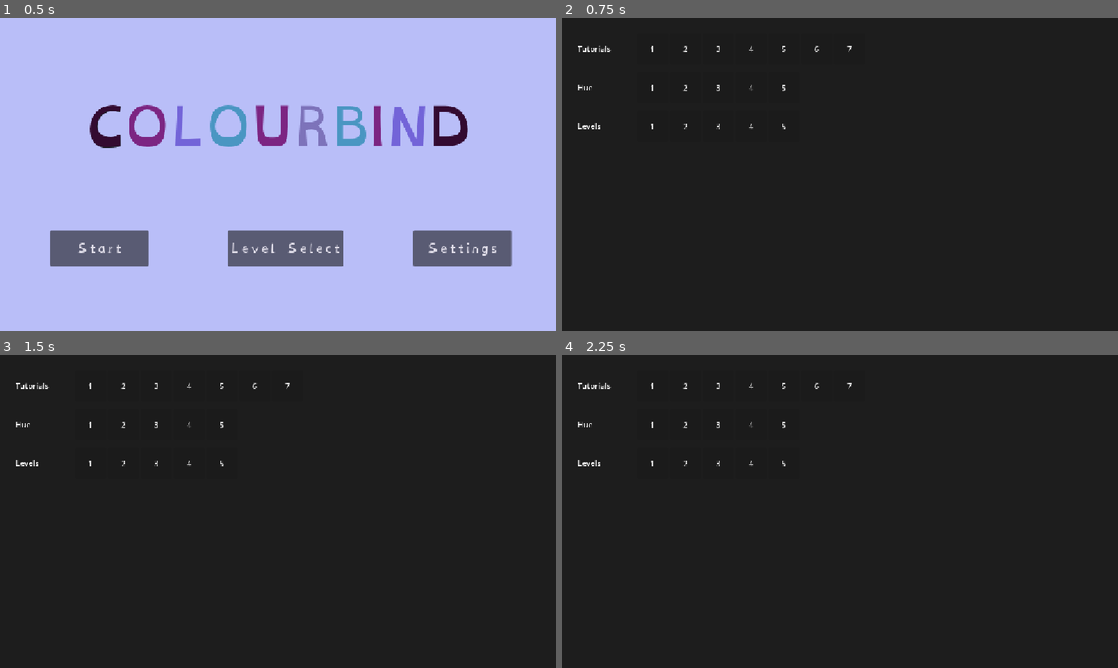
Above: before the commit, frames 1-4 (two rows, left to right).
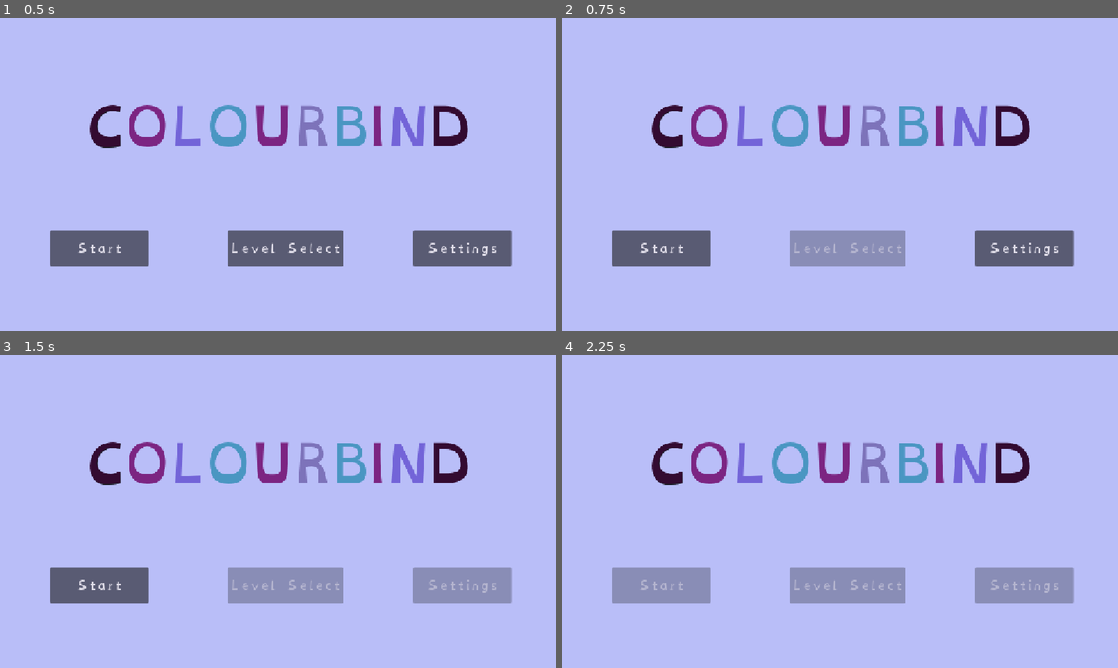
Above: after the commit, the same moments.

Repository: NoveritaDev/Colourbind
Game: Godot game, scene res://scenes/ui/title_screen.tscn
Two runs of this game, one before a commit and one after it. Both use one fixed random seed, a clock stepped at 60 frames per second and the inputs below.
Inputs (mouse positions are in pixels of both pictures, inside the frame that each line leads up to):
- Up to frame 1 (0.5 s): no input
- Up to frame 2 (0.75 s): click "Level Select" at 0.5 s
- Up to frame 3 (1.5 s): click (461, 586) at 1.25 s, where only the run after the commit has a clickable "Settings"
- Up to frame 4 (2.25 s): click (662, 586) at 2 s, where only the run after the commit has a clickable "Start"

Frame 1 is identical in both runs. In frame 2, 99% of the frame differs, in the area x 0-100%, y 0-100%; in frame 3, 99%; in frame 4, 99%.

Commit message:
added sounds to title screen

Diff:
--- a/project.godot
+++ b/project.godot
@@ -18,6 +18,7 @@
 [autoload]
 
 LevelManager="*uid://c44g5c4j43ay0"
+Globals="*uid://c3xreae3tdcnm"
 
 [display]
 
--- a/scenes/ui/title_screen.tscn
+++ b/scenes/ui/title_screen.tscn
@@ -3,7 +3,9 @@
 [ext_resource type="Script" uid="uid://dpu5q7fcl3c5g" path="res://scripts/TitleScreen.gd" id="1_eb34j"]
 [ext_resource type="FontFile" uid="uid://b5bn34o3h4i00" path="res://assets/fonts/OpenDyslexic-Regular.otf" id="2_aqpy5"]
 [ext_resource type="Shader" uid="uid://lqowtwjdxdfk" path="res://assets/simulated_cvd_shaders/multi_cvd.gdshader" id="4_r23qo"]
+[ext_resource type="AudioStream" uid="uid://3ddcyvn8saca" path="res://assets/audio/TitleTheme.mp3" id="5_cfe2f"]
 [ext_resource type="Script" uid="uid://cerpbqwv00btj" path="res://scripts/cvd_cam_cycle.gd" id="5_r23qo"]
+[ext_resource type="AudioStream" uid="uid://pspxjw6ll4pr" path="res://assets/audio/SelectSound.mp3" id="6_cfe2f"]
 
 [sub_resource type="ShaderMaterial" id="ShaderMaterial_cfe2f"]
 shader = ExtResource("4_r23qo")
@@ -200,6 +202,10 @@
 mouse_filter = 2
 
 [node name="TitleTheme" type="AudioStreamPlayer2D" parent="." unique_id=1790679072]
+stream = ExtResource("5_cfe2f")
+
+[node name="SelectSound" type="AudioStreamPlayer2D" parent="." unique_id=1553000229]
+stream = ExtResource("6_cfe2f")
 
 [connection signal="pressed" from="Level Select" to="." method="_on_level_select_pressed"]
 [connection signal="pressed" from="Start" to="." method="_on_button_pressed"]
--- a/scripts/TitleScreen.gd
+++ b/scripts/TitleScreen.gd
@@ -1,11 +1,47 @@
 extends Control
 
+@onready var start_button: Button = $Start
+@onready var lvl_button: Button = $"Level Select"
+@onready var settings_button: Button = $Settings
+@onready var title_theme: AudioStreamPlayer2D = $TitleTheme
+@onready var select_sound: AudioStreamPlayer2D = $SelectSound
+
+func _ready() -> void:
+	title_theme.play(0.75)
+
 func _on_start_pressed() -> void:
-	# change to the intro cutscene actually
+	# CHANGE TO INTRO CUTSCENE
+	start_button.disabled = true
+	# turn off cvd
+	Globals.stop_cvd_cycle = true
+
+	# Delay sound effect before loading next scene
+	title_theme.stop()
+	select_sound.play()
+	await get_tree().create_timer(2.0).timeout
+	select_sound.stop()
 	get_tree().change_scene_to_file("res://scenes/levels/tutorials/tutorial_1.tscn")
 
 func _on_settings_pressed() -> void:
+	settings_button.disabled = true
+	# turn off cvd
+	Globals.stop_cvd_cycle = true
+
+	# Delay sound effect before loading next scene
+	title_theme.stop()
+	select_sound.play()
+	await get_tree().create_timer(2.0).timeout
+	select_sound.stop()
 	get_tree().change_scene_to_file("res://scenes/ui/settings_menu.tscn")
 
 func _on_level_select_pressed() -> void:
+	lvl_button.disabled = true
+	# turn off cvd
+	Globals.stop_cvd_cycle = true
+
+	# Delay sound effect before loading next scene
+	title_theme.stop()
+	select_sound.play()
+	await get_tree().create_timer(2.0).timeout
+	select_sound.stop()
 	get_tree().change_scene_to_file("res://scenes/ui/level_select.tscn")
--- a/scripts/cvd_cam_cycle.gd
+++ b/scripts/cvd_cam_cycle.gd
@@ -11,6 +11,8 @@
 		cvd_change()
 
 func cvd_change() -> void:
+	if Globals.stop_cvd_cycle == true:
+		return
 	current_mode = (current_mode + 1) % MODE_NAMES.size()
 	var mat := filter_rect.material as ShaderMaterial
 	if mat:
--- /dev/null
+++ b/scripts/globals.gd
@@ -0,0 +1,3 @@
+extends Node
+
+var stop_cvd_cycle: bool = false
Binary file removed: PC.png
Not shown, removed: PC.png.import
Not shown, added: assets/audio/SelectSound.mp3.import
Not shown, added: assets/audio/TitleTheme.mp3.import
Not shown, added: export_presets.cfg
Not shown: 1 places in scenes/player.tscn that only renumber resources
Not shown, added: scenes/ui/42. Save Game - Episode Concluded.mp3.import
Not shown, added: scripts/globals.gd.uid
Not shown, added: assets/audio/SelectSound.mp3
Not shown, added: assets/audio/TitleTheme.mp3
Not shown, added: scenes/ui/42. Save Game - Episode Concluded.mp3
